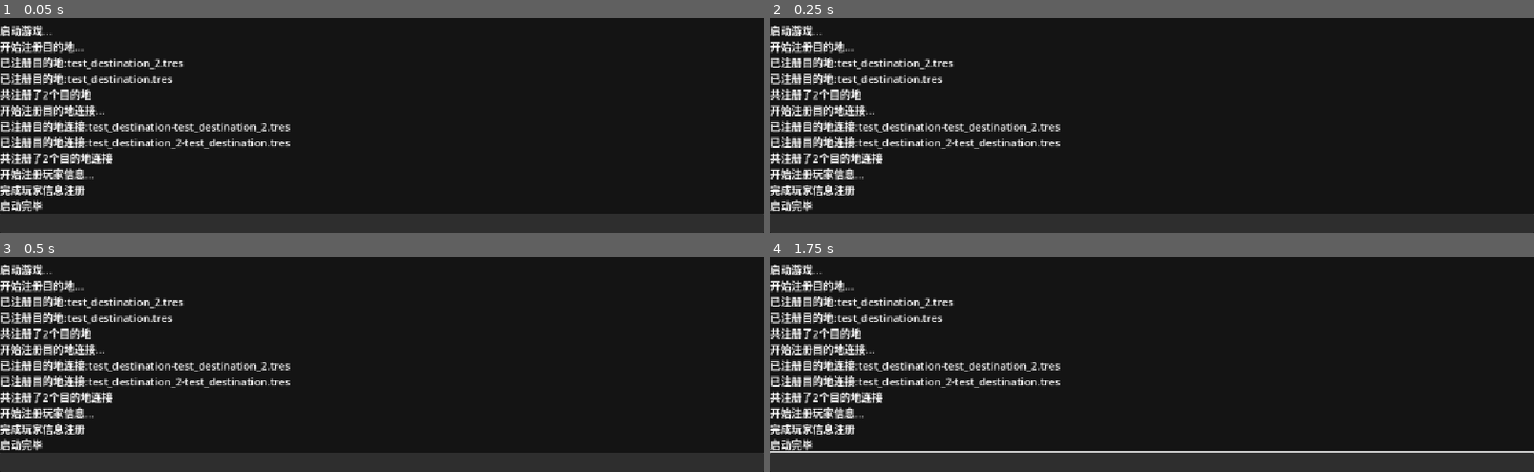
Above: before the commit, frames 1-4 (two rows, left to right).
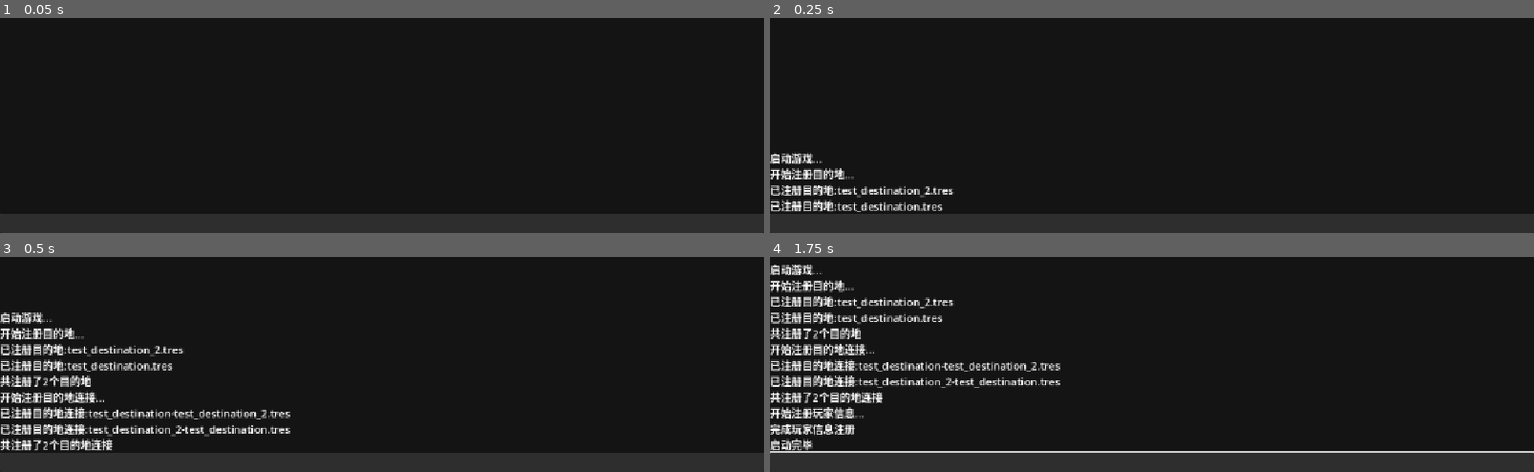
Above: after the commit, the same moments.

Repository: Pycnocline/old-school-legends
Game: Godot game, scene res://scenes/main_interface.tscn
Two runs of this game, one before a commit and one after it. Both use one fixed random seed, a clock stepped at 60 frames per second and the inputs below.
Inputs (mouse positions are in pixels of both pictures, inside the frame that each line leads up to):
- Up to frame 1 (0.05 s): no input
- Up to frame 2 (0.25 s): no input
- Up to frame 3 (0.5 s): no input
- Up to frame 4 (1.75 s): click (1152, 463) at 0.52 s; type "12" at 0.6 s; tap Enter at 1.25 s

The runs differ from the first frame. In frame 1, 6.8% of the frame differs, in the area x 0-38%, y 3-91%; in frame 2, 7.2%; in frame 3, 7.9%; in frame 4, nothing differs.

Commit message:
更新行动

Diff:
--- a/resources/player/player_state.tres
+++ b/resources/player/player_state.tres
@@ -3,8 +3,8 @@
 [ext_resource type="Script" uid="uid://clbd5qvixut8n" path="res://scrpits/resource/player_data.gd" id="1_fm8p2"]
 [ext_resource type="Script" uid="uid://lui584epbym2" path="res://scrpits/resource/player_state.gd" id="1_lhbj4"]
 [ext_resource type="Resource" uid="uid://crl0suxrvv2s6" path="res://resources/destination/test_destination.tres" id="1_pfmwv"]
-[ext_resource type="Resource" uid="uid://do4sukl330wj4" path="res://resources/player/hp.tres" id="2_uhx3m"]
-[ext_resource type="Resource" uid="uid://c56hngn0vehss" path="res://resources/player/mp.tres" id="3_uhx3m"]
+[ext_resource type="Resource" uid="uid://do4sukl330wj4" path="res://resources/character_data/hp.tres" id="2_uhx3m"]
+[ext_resource type="Resource" uid="uid://c56hngn0vehss" path="res://resources/character_data/mp.tres" id="3_uhx3m"]
 
 [resource]
 script = ExtResource("1_lhbj4")
--- a/scenes/main_interface.tscn
+++ b/scenes/main_interface.tscn
@@ -37,6 +37,10 @@
 [node name="GameCircle_Timer" type="Timer" parent="."]
 ignore_time_scale = true
 
+[node name="Output_Timer" type="Timer" parent="."]
+wait_time = 0.05
+autostart = true
+
 [node name="Manager" type="Node" parent="."]
 
 [node name="InputManager" type="Node" parent="Manager"]
@@ -51,3 +55,4 @@
 [connection signal="text_submitted" from="InputLine_LineEdit" to="Manager/InputManager" method="_on_input_line_line_edit_text_submitted"]
 [connection signal="timeout" from="GameCircle_Timer" to="." method="_on_game_circle_timer_timeout"]
 [connection signal="timeout" from="GameCircle_Timer" to="Manager/TimerManager" method="_on_game_circle_timer_timeout"]
+[connection signal="timeout" from="Output_Timer" to="Manager/OutputManager" method="_on_output_timer_timeout"]
--- a/scrpits/core/game_host.gd
+++ b/scrpits/core/game_host.gd
@@ -1,14 +1,34 @@
 extends Node
 
+var last_control_time_stamp: int = Time.get_unix_time_from_system()
+
+var available_action: Array = [
+		"[url=" + str(last_control_time_stamp) + "/0][wave]>> 移动 <<[/wave][/url]",
+		"[url=" + str(last_control_time_stamp) + "/1][wave]>> 等待 <<[/wave][/url]",
+		"[url=" + str(last_control_time_stamp) + "/2][wave]>> 暂停 <<[/wave][/url]",
+		"[url=" + str(last_control_time_stamp) + "/3][wave]>> 背包 <<[/wave][/url]",
+		"[url=" + str(last_control_time_stamp) + "/4][wave]>> 观察四周 <<[/wave][/url]",
+	]
+
 func show_info_panel() -> void:
-	SignalBus.message_output.emit(" ")
+	last_control_time_stamp = Time.get_unix_time_from_system()
+
 	SignalBus.message_output.emit("[hr]")
-	SignalBus.message_output.emit(TimeSystem.get_time_string())
-	SignalBus.message_output.emit(Gamedb.player_state.name)
-	SignalBus.message_output.emit("当前位置：" + Gamedb.player_state.position.name)
-	var data_text: String = ""
+	SignalBus.message_output.emit(TimeSystem.get_time_string() + "  -  " + Gamedb.player_state.position.name)
+	SignalBus.message_output.emit("▼[队伍状态信息]--------------------")
+	var data_text: String = "    >> " + Gamedb.player_state.name + "    "
 	for data in Gamedb.player_state.data:
 		data_text += data.name + " " + str(data.value) + "/" + str(data.upper_limit) + " | "
 	SignalBus.message_output.emit(data_text)
-	SignalBus.message_output.emit("[hr]")
-	SignalBus.message_output.emit(" ")
+	SignalBus.message_output.emit("▼[可用行动列表]--------------------")
+
+	var object = 0
+	var action_text:String = "    "
+	for action in available_action:
+		object += 1
+		action_text += action + "          "
+		if object % 4 == 0:
+			SignalBus.message_output.emit(action_text)
+			action_text = "    "
+	if action_text != "":
+		SignalBus.message_output.emit(action_text)
--- a/scrpits/interface/output_manager.gd
+++ b/scrpits/interface/output_manager.gd
@@ -1,6 +1,8 @@
 extends Node
 
 @onready var main_output_rich_text_label: RichTextLabel = $"../../MainOutput_RichTextLabel"
+
+var output_queue:Array[String] = []
 
 func _ready() -> void:
 	initialize_main_output()
@@ -18,4 +20,10 @@
 	SignalBus.message_output.connect(_handle_message_output)
 
 func _handle_message_output(output_message) -> void:
-	main_output_rich_text_label.text = main_output_rich_text_label.text + "\n" + output_message
+	output_queue.append(output_message)
+
+
+func _on_output_timer_timeout() -> void:
+	var message_to_add = output_queue.pop_front()
+	if message_to_add != null:
+		main_output_rich_text_label.text = main_output_rich_text_label.text + "\n" + message_to_add
Renamed: resources/player/hp.tres -> resources/character_data/hp.tres
Renamed: resources/player/mp.tres -> resources/character_data/mp.tres
